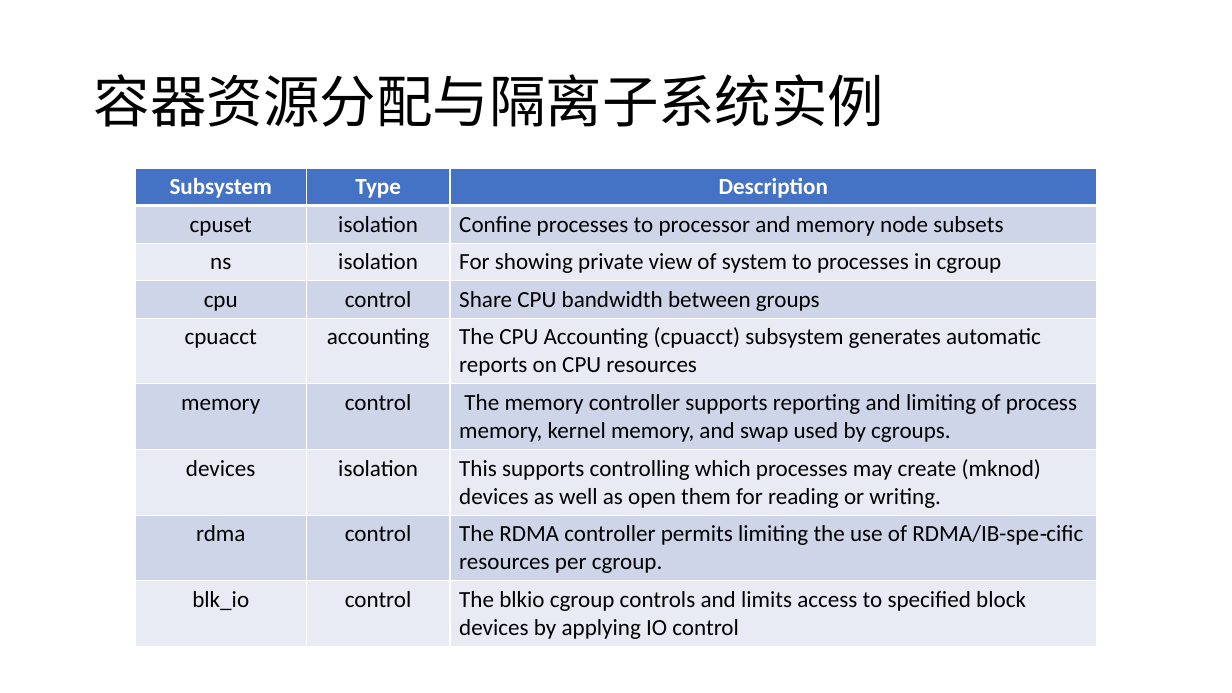
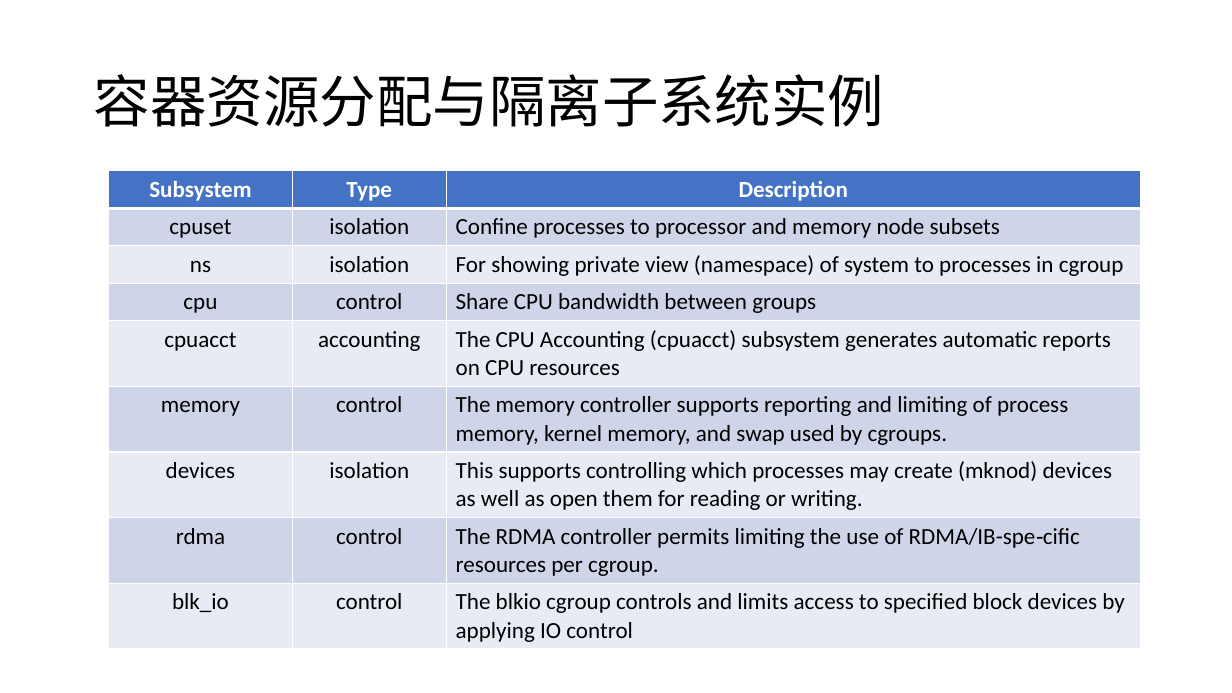
Before and after one commit to microsoft/AI-System, a slide deck: slide 19 of Lectures/BasicTopics/SystemforAI-7-Platform.ppsx. Drawn at 1232x693 pixels with LibreOffice and Linux fonts; fonts in the diff are those of the drawing. Boxes give left, top, right and bottom in pixels: in the first picture for what was removed or moved away, otherwise in the second. Text is boxed around its words. In the diff, an @@ line names an element or a change of style, - is before the commit and + after.

```diff
--- a/Lectures/BasicTopics/SystemforAI-7-Platform.ppsx
+++ b/Lectures/BasicTopics/SystemforAI-7-Platform.ppsx
@@ table at <box>109,171,1141,646</box> @@
-row 3, column 3: For showing private view of system to processes in cgroup
+row 3, column 3: For showing private view (namespace) of system to processes in cgroup
@@ table: place and size @@
-table at <box>135,168,1096,643</box>
+table at <box>109,171,1141,646</box>
```
Also in this commit, not shown: 5 other slides changed, 1 slide added, 4 other files.
